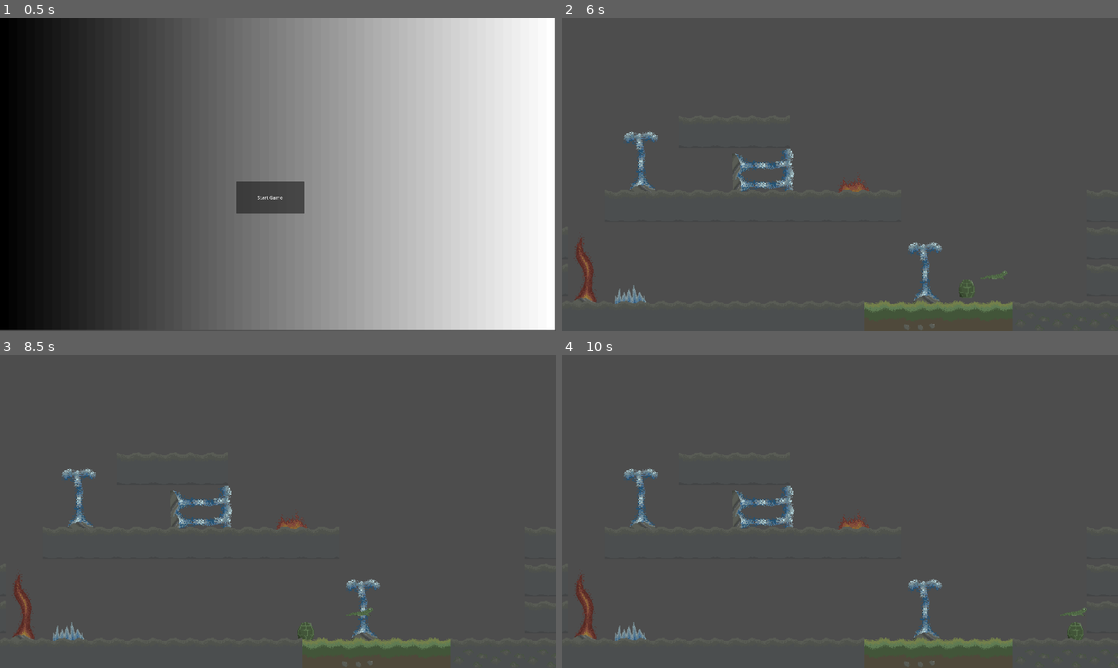
Above: before the commit, frames 1-4 (two rows, left to right).
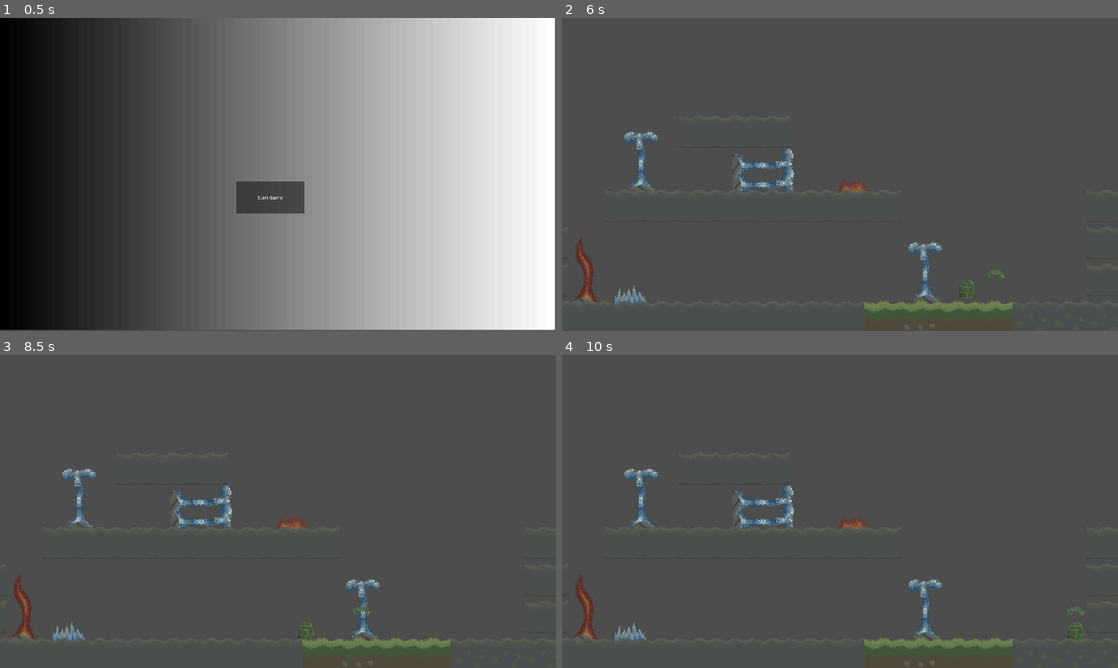
Above: after the commit, the same moments.

Repository: Logan-Voigt/The-Lost-Lizard
Game: Godot game, scene res://src/globals/main.tscn
Same seed, same stepped clock (60 frames per second), same inputs: the game is played once before the commit and once after it.
Inputs:
- Up to frame 1 (0.5 s): no input
- Up to frame 2 (6 s): click "Start Game" at 0.5 s; tap Enter at 1.25, 3.5, 5 s; hold E (set_egg) 1.28-2.03 s; hold D (move_right) 1.28-2.78 s; tap Space (move_jump) at 1.52, 2, 2.27, 3.77, 4.25, 4.52, 5.27, 5.75 s; tap E (set_egg) at 2.1, 3.6, 5.1 s; hold A (move_left) 2.78-3.53 s; hold E (set_egg) 2.78-3.53 s; hold D (move_right) 3.53-5.03 s; hold E (set_egg) 4.28-5.03 s; hold A (move_left) 5.03-5.78 s; hold D (move_right) from 5.78 s (still down); hold E (set_egg) from 5.78 s (still down)
- Up to frame 3 (8.5 s): release D (move_right) at 6.53 s; release E (set_egg) at 6.53 s; hold A (move_left) 6.53-8.03 s; tap E (set_egg) at 6.6, 8.1 s; tap Space (move_jump) at 6.77, 7.52, 8.27 s; hold E (set_egg) 7.28-8.03 s; hold D (move_right) from 8.03 s (still down)
- Up to frame 4 (10 s): keep holding D (move_right); hold E (set_egg) 8.78-9.53 s; tap E (set_egg) at 9.6 s; tap Space (move_jump) at 9.77 s

Frame 1 is identical in both runs. In frame 2, less than 0.1% of the frame differs, in the area x 75-81%, y 80-84%; in frame 3, less than 0.1%, in the area x 62-68%, y 80-84%; in frame 4, less than 0.1%.

Commit message:
added a jumping lizard sprite
just as a placeholder

Diff:
--- a/src/player/player.gd
+++ b/src/player/player.gd
@@ -30,7 +30,7 @@
 func handle_jumping(delta: float) -> void:
 	# stored_jump allows you to press jump a little bit early but have it still count
 	if not is_on_floor():
-		player_sprite.play("default")
+		player_sprite.play("jump")
 	if Input.is_action_just_pressed("move_jump") and not is_on_floor():
 		stored_jump = true
 		stored_jump_timer = 0.0
--- a/src/player/player.tscn
+++ b/src/player/player.tscn
@@ -1,9 +1,10 @@
-[gd_scene load_steps=20 format=3 uid="uid://csutreqqsgur"]
+[gd_scene load_steps=21 format=3 uid="uid://csutreqqsgur"]
 
 [ext_resource type="Script" uid="uid://hp01iv1kclsc" path="res://src/player/player.gd" id="1_onrkg"]
 [ext_resource type="Texture2D" uid="uid://q43n07q0658o" path="res://assets/lizard.png" id="2_rxibo"]
 [ext_resource type="Texture2D" uid="uid://wdmyvqgpnhhn" path="res://assets/idle_lizard.png" id="3_244u8"]
 [ext_resource type="Texture2D" uid="uid://cgpqw3y25drtp" path="res://assets/walking_lizard.png" id="4_5f2sf"]
+[ext_resource type="Texture2D" uid="uid://b78v5s4nah7ux" path="res://assets/lizard_jumping.png" id="4_jiejy"]
 
 [sub_resource type="RectangleShape2D" id="RectangleShape2D_0xm2m"]
 size = Vector2(164, 58)
@@ -89,6 +90,14 @@
 }, {
 "frames": [{
 "duration": 1.0,
+"texture": ExtResource("4_jiejy")
+}],
+"loop": true,
+"name": &"jump",
+"speed": 5.0
+}, {
+"frames": [{
+"duration": 1.0,
 "texture": SubResource("AtlasTexture_8ydov")
 }, {
 "duration": 1.0,
@@ -135,5 +144,4 @@
 position = Vector2(-16, -100)
 scale = Vector2(0.5, 0.5)
 sprite_frames = SubResource("SpriteFrames_h2yge")
-animation = &"idle"
-frame_progress = 0.272719
+animation = &"walking"
Binary file added: assets/lizard_jumping.png
Not shown, added: assets/lizard_jumping.png.import
